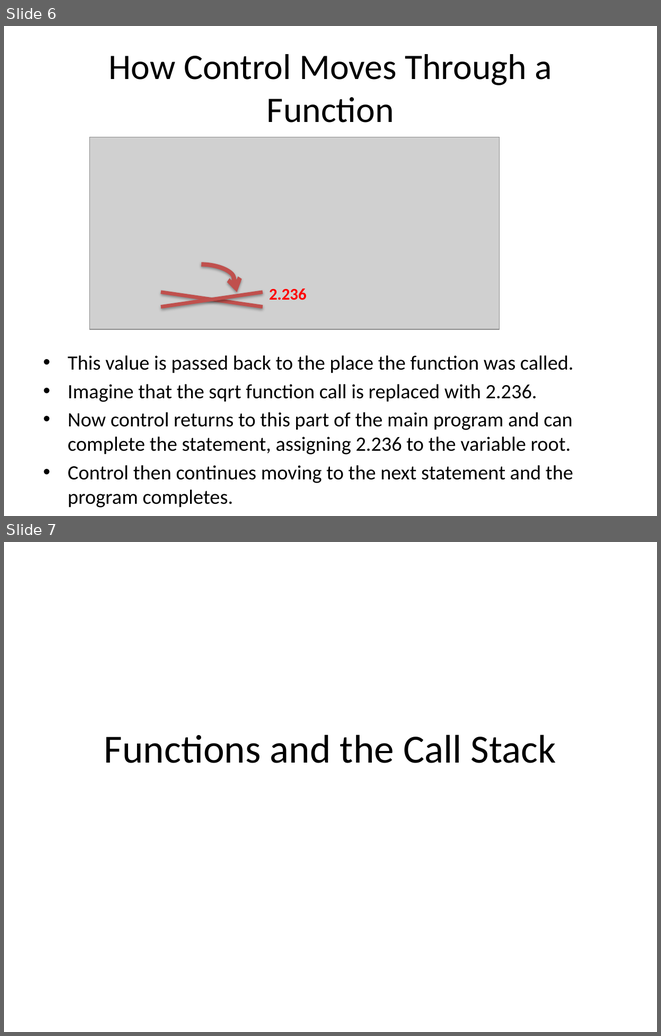
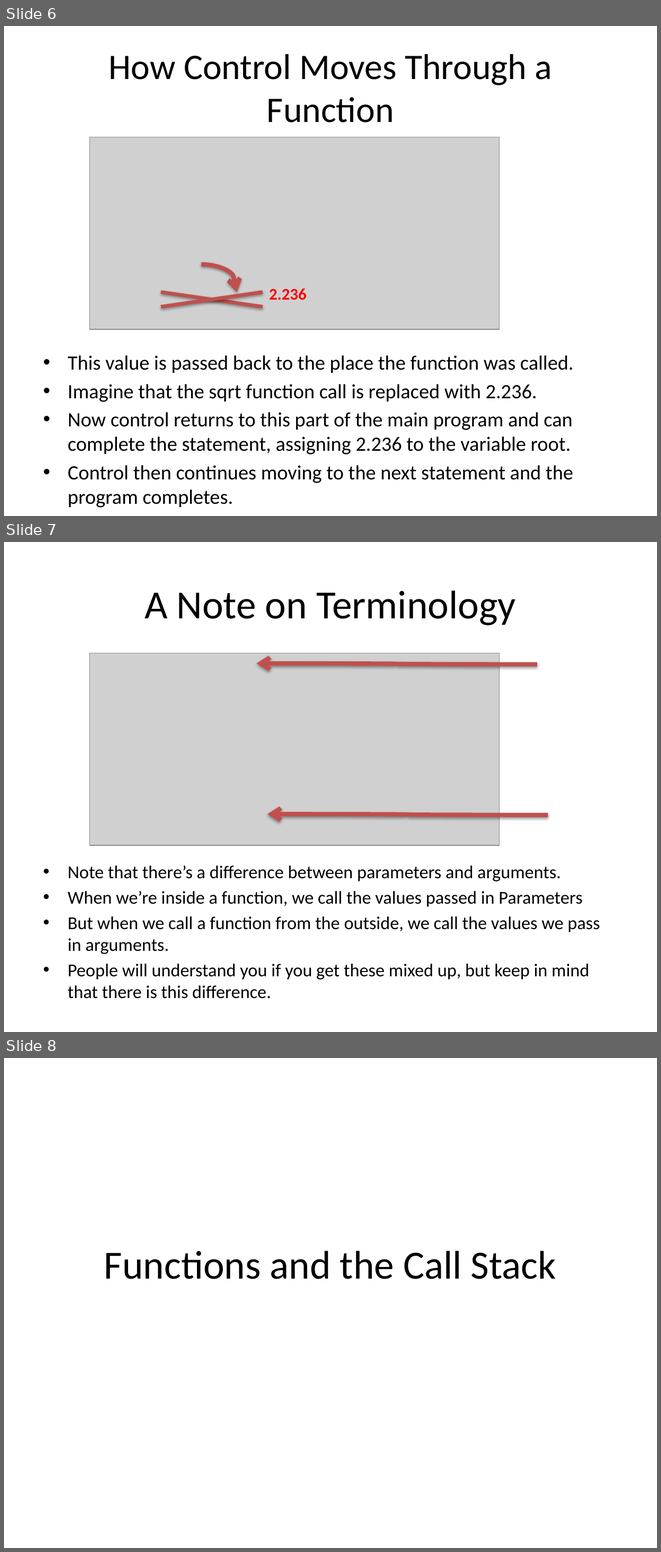
Before and after one commit to zengm71/Course-Overview, a slide deck: lesson_4/Functions.pptx. Shown one above the other, each under a label of ours: slides 6 and 7 before the commit, slides 6, 7 and 8 after it. The pictures are 661x1036 and 661x1552 pixels, drawn with LibreOffice and Linux fonts; fonts in the diff are those of the drawing; grey boxes stand for pictures. Boxes give left, top, right and bottom in pixels: in the first picture for what was removed or moved away, otherwise in the second. Text is boxed around its words. In the diff, an @@ line names an element or a change of style, - is before the commit and + after.

Commit message:
finished the functions lesson

```diff
--- a/lesson_4/Functions.pptx
+++ b/lesson_4/Functions.pptx
@@ slide 7 added at [4,542,657,1032], background #FFFFFF @@
@@ title added at [144,590,516,625], 44 pt, text #000000 @@
+A Note on Terminology
@@ picture added at [89,653,500,845] @@
@@ curved arrow added from (538, 664) to (257, 663), #C0504D 4.75 pt @@
@@ curved arrow added from (548, 815) to (267, 814), #C0504D 4.75 pt @@
@@ text added at [68,865,600,998], 20 pt, text #000000 @@
+• Note that there’s a difference between parameters and arguments.
+• When we’re inside a function, we call the values passed in Parameters
+• But when we call a function from the outside, we call the values we pass in arguments.
+• People will understand you if you get these mixed up, but keep in mind that there is this difference.
@@ what was slide 7 is now slide 8 @@
```
Also in this commit, not shown: 1 slide changed, 5 other slides added, 3 slides removed, 7 other files.
